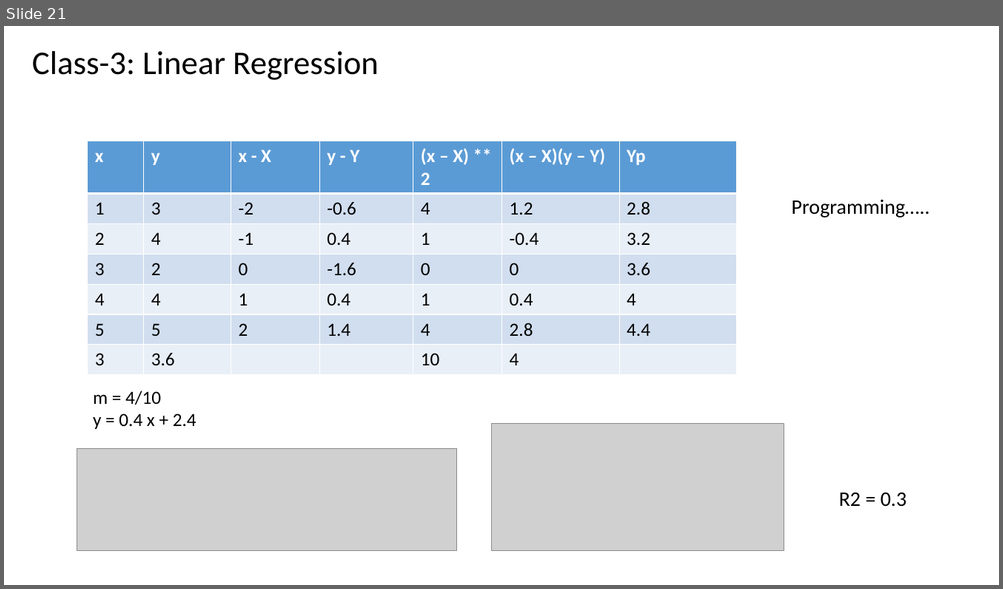
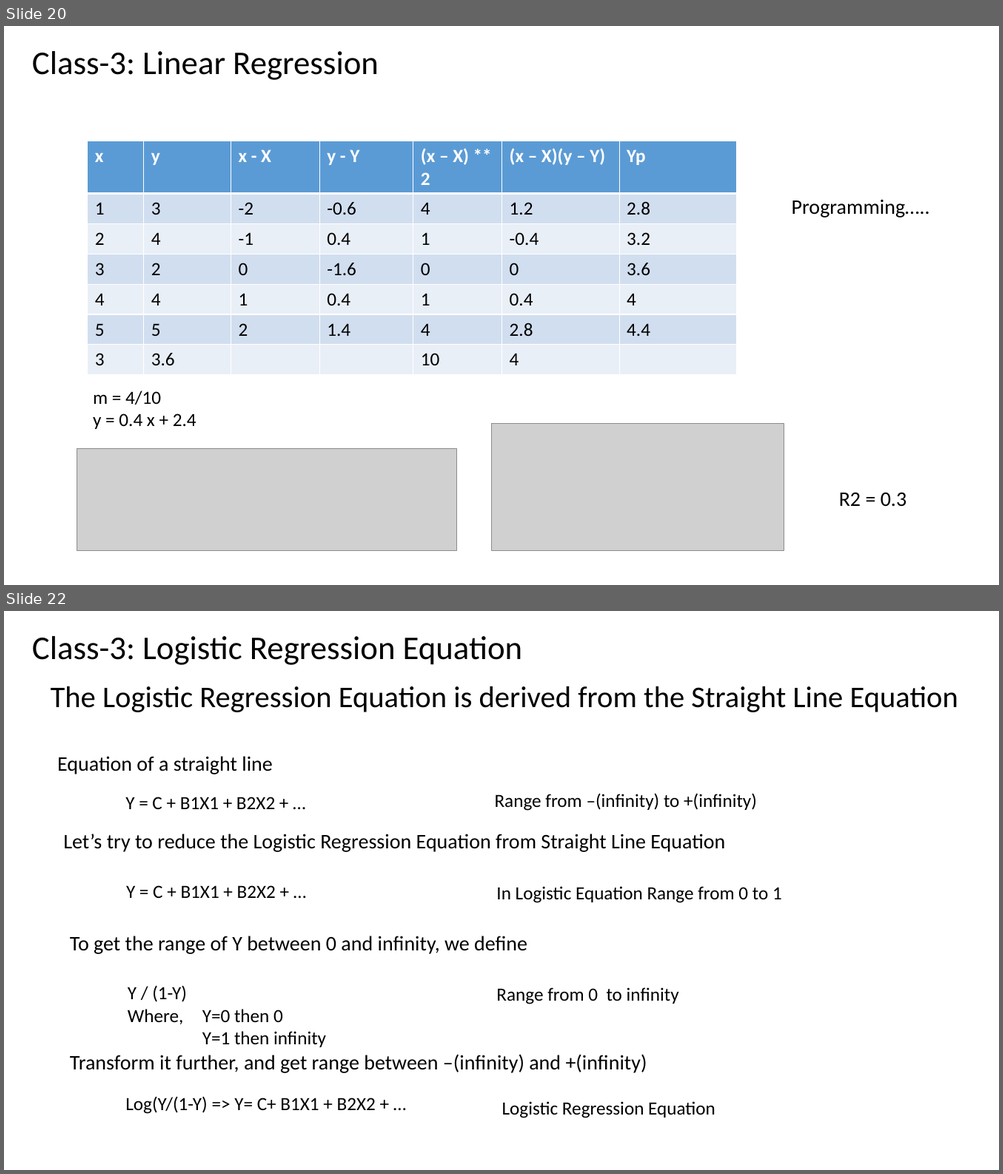
Before and after one commit to renshan2/accesspy, a slide deck: AI-ML-DL/Machine Learning.pptx. Shown one above the other, each under a label of ours: slide 21 before the commit, slides 20 and 22 after it; the slides between them are not shown. The pictures are 1003x589 and 1003x1174 pixels, drawn with LibreOffice and Linux fonts; fonts in the diff are those of the drawing; grey boxes stand for pictures. Boxes give left, top, right and bottom in pixels: in the first picture for what was removed or moved away, otherwise in the second. Text is boxed around its words. In the diff, an @@ line names an element or a change of style, - is before the commit and + after.

```diff
--- a/AI-ML-DL/Machine Learning.pptx
+++ b/AI-ML-DL/Machine Learning.pptx
@@ slide 22 added at bbox=[4, 611, 999, 1170], background #FFFFFF @@
@@ text added at bbox=[32, 636, 522, 665], 32 pt, text #000000 @@
+Class-3: Logistic Regression Equation
@@ subtitle added at bbox=[51, 686, 958, 712], 29 pt, text #000000 @@
+The Logistic Regression Equation is derived from the Straight Line Equation
@@ text added at bbox=[57, 756, 272, 775], 20 pt, text #000000 @@
+Equation of a straight line
@@ text added at bbox=[125, 797, 275, 809], 18 pt, text #000000 @@
+Y = C + B1X1 + B2X2 + …
@@ text added at bbox=[495, 793, 757, 811], 18 pt, text #000000 @@
+Range from –(infinity) to +(infinity)
@@ text added at bbox=[63, 834, 725, 852], 20 pt, text #000000 @@
+Let’s try to reduce the Logistic Regression Equation from Straight Line Equation
@@ text added at bbox=[126, 886, 276, 898], 18 pt, text #000000 @@
+Y = C + B1X1 + B2X2 + …
@@ text added at bbox=[496, 886, 782, 903], 18 pt, text #000000 @@
+In Logistic Equation Range from 0 to 1
@@ text added at bbox=[70, 936, 527, 954], 20 pt, text #000000 @@
+To get the range of Y between 0 and infinity, we define
@@ text added at bbox=[128, 985, 326, 1048], 18 pt, text #000000 @@
+Y / (1-Y)
+Where, Y=0 then 0
+Y=1 then infinity
@@ text added at bbox=[496, 988, 679, 1005], 18 pt, text #000000 @@
+Range from 0 to infinity
@@ text added at bbox=[70, 1054, 647, 1073], 20 pt, text #000000 @@
+Transform it further, and get range between –(infinity) and +(infinity)
@@ text added at bbox=[125, 1096, 375, 1114], 18 pt, text #000000 @@
+Log(Y/(1-Y) => Y= C+ B1X1 + B2X2 + …
@@ text added at bbox=[502, 1102, 715, 1119], 18 pt, text #000000 @@
+Logistic Regression Equation
@@ what was slide 21 is now slide 20 @@
```
Also in this commit, not shown: 1 slide changed, 2 other slides added, 2 other files.
